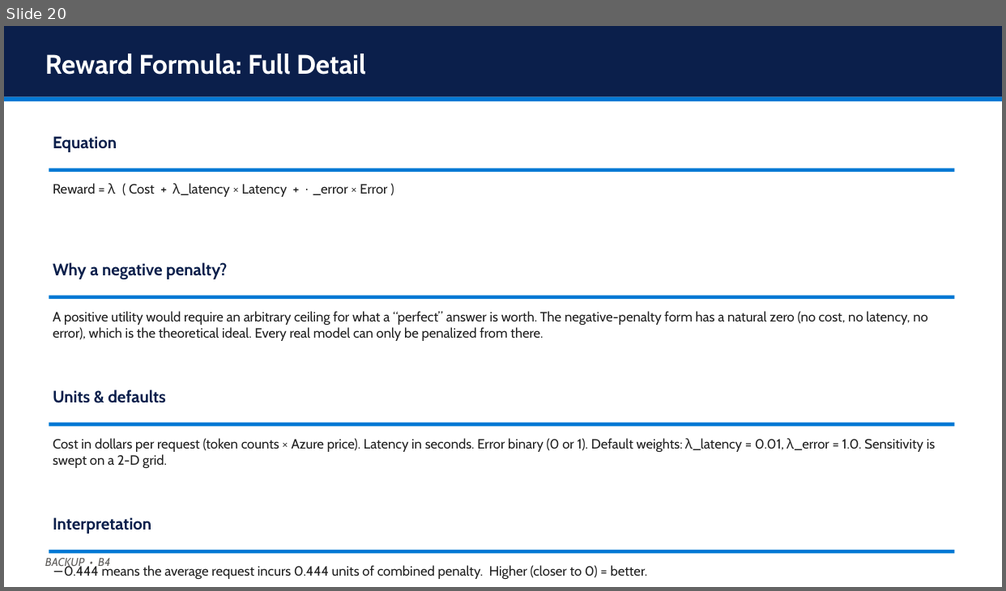
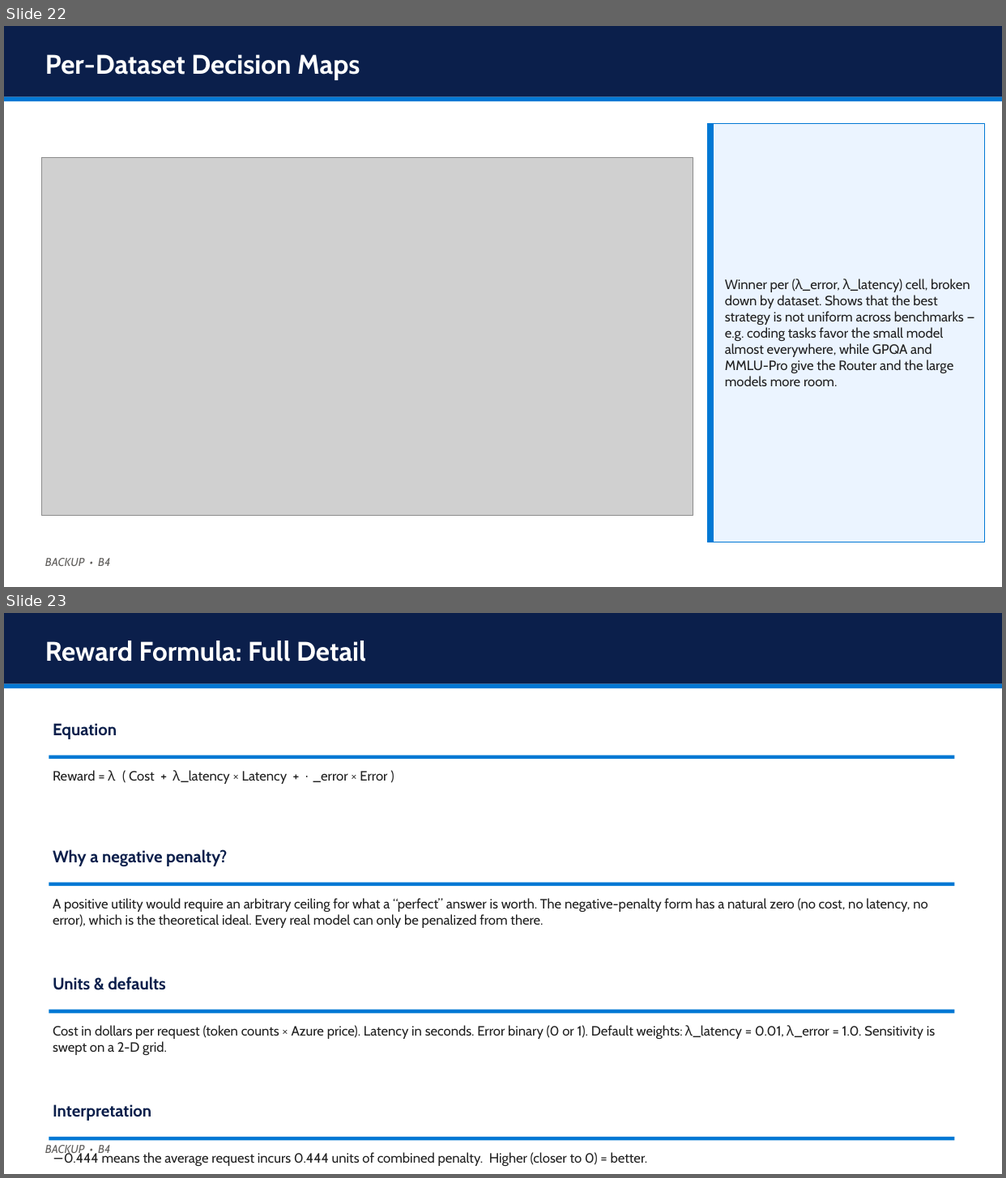
Before and after one commit to MatinAbaszada/llm-evaluation-azure, a slide deck: Presentation/Thesis_Defense.pptx. Shown one above the other, each under a label of ours: slide 20 before the commit, slides 22 and 23 after it. The pictures are 1006x591 and 1006x1178 pixels, drawn with LibreOffice and Linux fonts; fonts in the diff are those of the drawing; grey boxes stand for pictures. Boxes give left, top, right and bottom in pixels: in the first picture for what was removed or moved away, otherwise in the second. Text is boxed around its words. In the diff, an @@ line names an element or a change of style, - is before the commit and + after.

```diff
--- a/Presentation/Thesis_Defense.pptx
+++ b/Presentation/Thesis_Defense.pptx
@@ slide 22 added at (x1=4, y1=26, x2=1002, y2=587), background #FFFFFF @@
@@ rectangle added at (x1=4, y1=26, x2=1002, y2=97), fill #0B1F4B @@
@@ text added at (x1=45, y1=54, x2=360, y2=80), 26 pt, text #FFFFFF, bold @@
+Per-Dataset Decision Maps
@@ rectangle added at (x1=4, y1=97, x2=1002, y2=101), fill #0078D4 @@
@@ rectangle added at (x1=708, y1=123, x2=985, y2=543), fill #EBF4FF, outline #0078D4 0.75 pt @@
@@ rectangle added at (x1=708, y1=123, x2=714, y2=543), fill #0078D4 @@
@@ picture added at (x1=41, y1=158, x2=692, y2=516) @@
@@ text added at (x1=725, y1=279, x2=970, y2=386), 13 pt, text #212121 @@
+Winner per (λ_error, λ_latency) cell, broken down by dataset. Shows that the best strategy is not uniform across benchmarks — e.g. coding tasks favor the small model almost everywhere, while GPQA and MMLU-Pro give the Router and the large models more room.
@@ text added at (x1=45, y1=558, x2=110, y2=566), 11 pt, text #605E5C, italic @@
+BACKUP • B4
@@ what was slide 20 is now slide 23 @@
```
Also in this commit, not shown: 18 slides changed, 2 other slides added, 8 other files.
